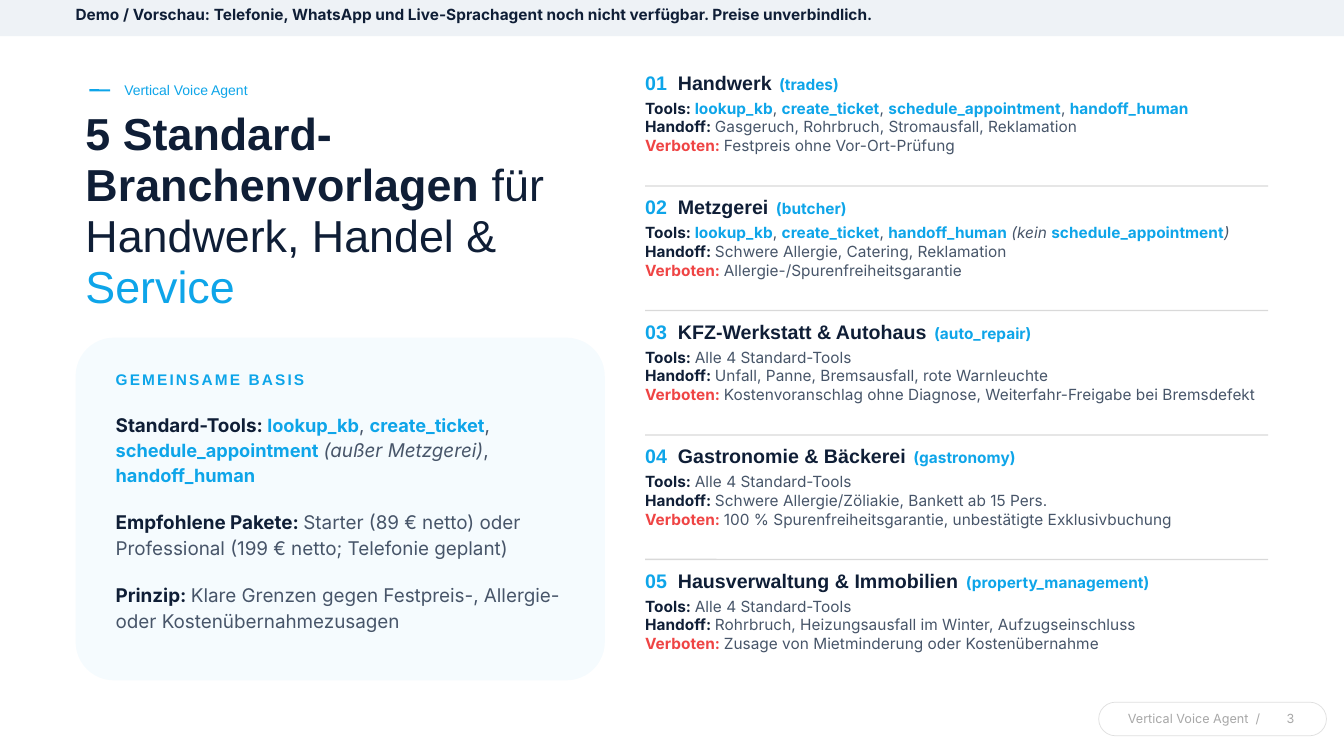
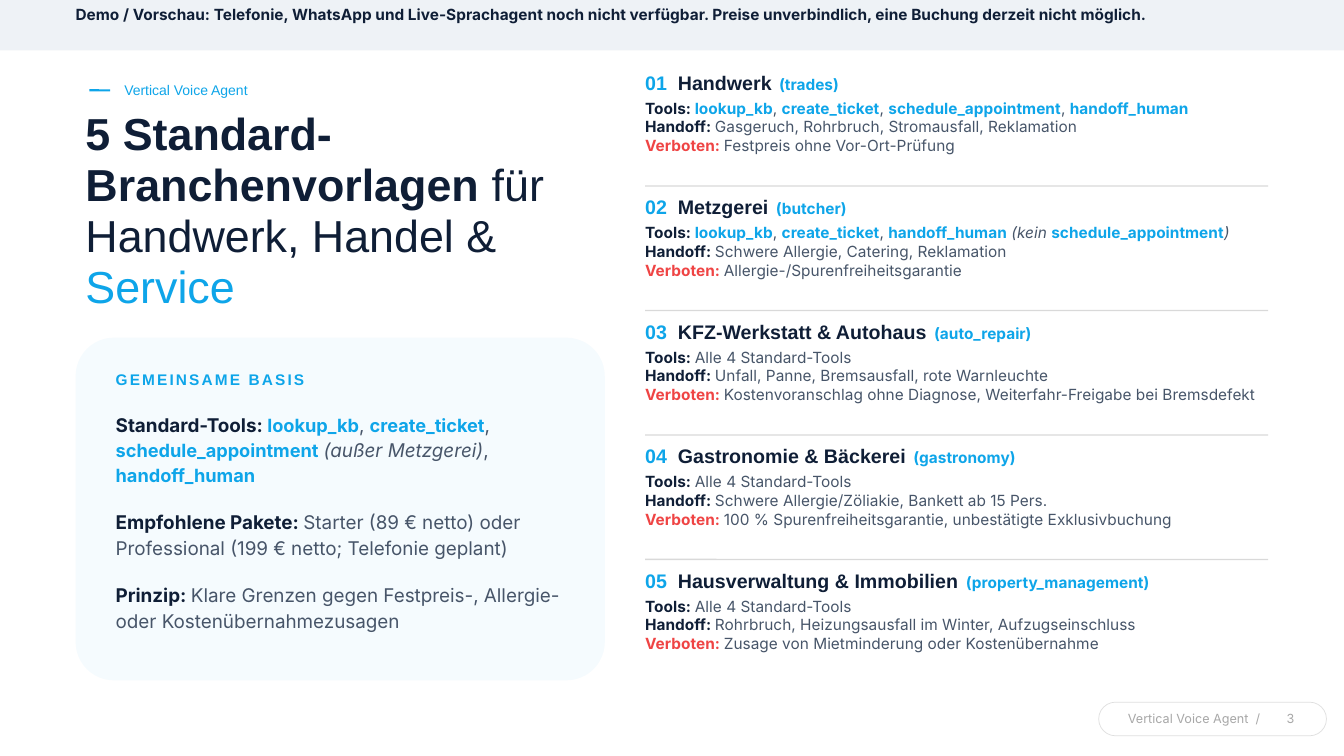
Before and after one commit to realsyncdynamics-spec/vertical-voice-agent, a slide deck: slide 3 of vertical-voice-agent-pitch-deck.pptx. Drawn at 1344x756 pixels with LibreOffice and Linux fonts; fonts in the diff are those of the drawing. Boxes give left, top, right and bottom in pixels: in the first picture for what was removed or moved away, otherwise in the second. Text is boxed around its words. In the diff, an @@ line names an element or a change of style, - is before the commit and + after.

Commit message:
docs(pitch-deck): Buchung nicht moeglich, KI-generierte Hoerbeispiele (Rechtspruefung Teil B)

```diff
--- a/vertical-voice-agent-pitch-deck.pptx
+++ b/vertical-voice-agent-pitch-deck.pptx
@@ rectangle resized from (x1=0, y1=0, x2=1344, y2=36) to (x1=0, y1=0, x2=1344, y2=50) @@
@@ text at (x1=76, y1=8, x2=1146, y2=24): text changed @@
-Demo / Vorschau: Telefonie, WhatsApp und Live-Sprachagent noch nicht verfügbar. Preise unverbindlich.
+Demo / Vorschau: Telefonie, WhatsApp und Live-Sprachagent noch nicht verfügbar. Preise unverbindlich, eine Buchung derzeit nicht möglich.
```
Also in this commit, not shown: 5 other slides changed.
